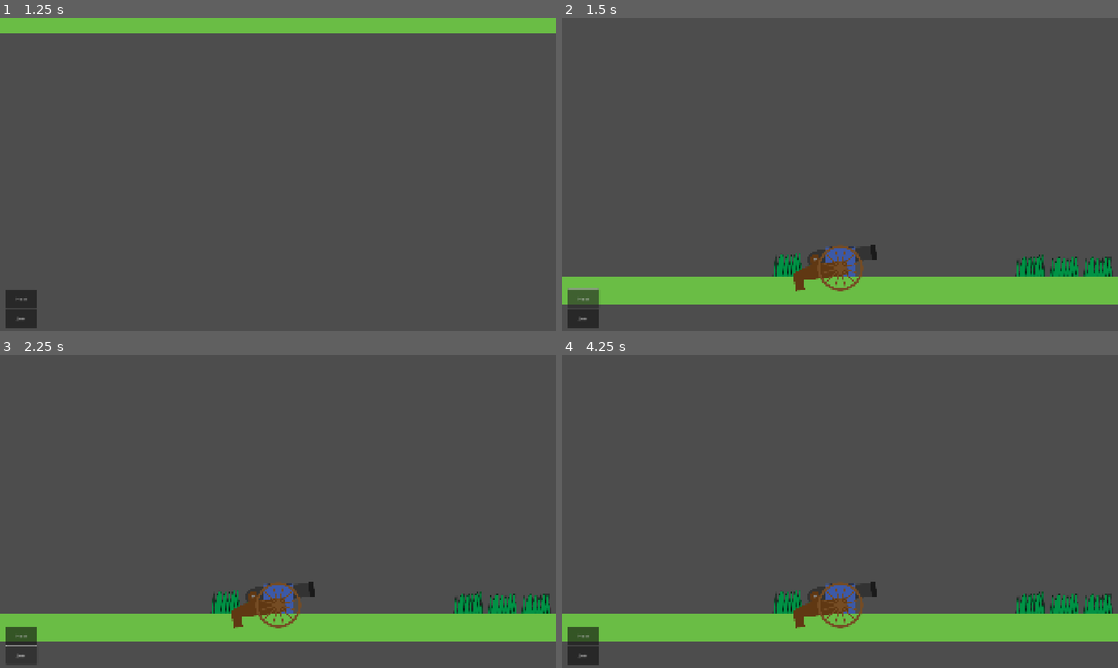
Above: before the commit, frames 1-4 (two rows, left to right).
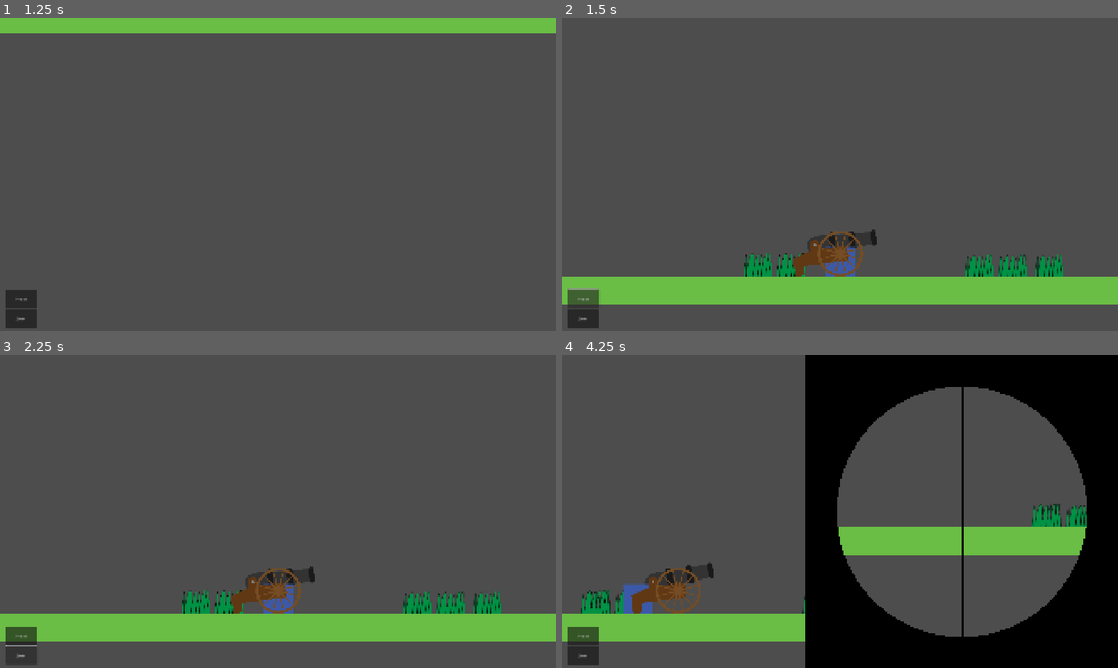
Above: after the commit, the same moments.

Repository: JasontreksC/CannonBall
Game: Godot game, scene res://Scene/Core/root.tscn
Same seed, same stepped clock (60 frames per second), same inputs: the game is played once before the commit and once after it.
Inputs (mouse positions are in pixels of both pictures, inside the frame that each line leads up to):
- Up to frame 1 (1.25 s): tap Enter at 0.5 s; move the mouse to (400, 158) at 0.52 s; hold D (right) from 0.53 s (still down); tap F (aim) at 0.6 s
- Up to frame 2 (1.5 s): release D (right) at 1.25 s; click "Host" at 1.25 s
- Up to frame 3 (2.25 s): click "Join" at 2 s
- Up to frame 4 (4.25 s): tap Space at 2.75 s; move the mouse to (728, 527) at 2.77 s; hold A (left) 2.78-3.53 s; tap F (aim) at 2.85, 3.8 s; move the mouse to (895, 442) at 3.52 s; hold D (right) from 3.53 s (still down); click (895, 442) at 3.6 s

Frame 1 is identical in both runs. In frame 2, 3.3% of the frame differs, in the area x 32-100%, y 67-88%; in frame 3, 3.3%; in frame 4, 37%, in the area x 3-100%, y 0-100%.
Error before the commit: Parse Error: Could not find type "Parabola" in the current scope. (res://Script/Core/field.gd:6)

Commit message:
feat: 탄환 풀링 시스템과 탄착시 이벤트 발생

Diff:
--- a/CannonBall/Scene/Object/shell.tscn
+++ b/CannonBall/Scene/Object/shell.tscn
@@ -1,10 +1,15 @@
-[gd_scene load_steps=4 format=3 uid="uid://bp8yuq71ym25a"]
+[gd_scene load_steps=5 format=3 uid="uid://bp8yuq71ym25a"]
 
 [ext_resource type="Script" uid="uid://b7mlp15n5g8hl" path="res://Script/Object/shell.gd" id="1_1vmgh"]
 [ext_resource type="Texture2D" uid="uid://te58nea2abpa" path="res://Asset/prototype_object/black_circle.png" id="1_ft414"]
 
 [sub_resource type="CircleShape2D" id="CircleShape2D_yxusm"]
 radius = 50.04
+
+[sub_resource type="SceneReplicationConfig" id="SceneReplicationConfig_1vmgh"]
+properties/0/path = NodePath(".:position")
+properties/0/spawn = true
+properties/0/replication_mode = 1
 
 [node name="Shell" type="Node2D"]
 script = ExtResource("1_1vmgh")
@@ -13,6 +18,12 @@
 texture = ExtResource("1_ft414")
 
 [node name="Area2D" type="Area2D" parent="."]
+collision_layer = 2
 
 [node name="CollisionShape2D" type="CollisionShape2D" parent="Area2D"]
 shape = SubResource("CircleShape2D_yxusm")
+
+[node name="MultiplayerSynchronizer" type="MultiplayerSynchronizer" parent="."]
+replication_config = SubResource("SceneReplicationConfig_1vmgh")
+
+[connection signal="body_entered" from="Area2D" to="." method="_on_area_2d_body_entered"]
--- a/CannonBall/Script/Core/field.gd
+++ b/CannonBall/Script/Core/field.gd
@@ -1,14 +1,14 @@
 extends Node2D
 class_name Field
+
 # 격발 이벤트 - 탄환을 생성 및 운동함
 # 탄착 이벤트 - 피격 범위를 생성 및 유지함. 이펙트를 발생시킴
 
-@onready var parabola: Parabola = $Parabola
 @onready var nP1SpawnSpot: Node2D = $P1SpawnSpot
 @onready var nP2SpawnSpot: Node2D = $P2SpawnSpot
 
-var shell_scene = preload("res://Scene/Object/shell.tscn")
-var shell_instance: Shell = null
+var shellPool: Array[Shell]
+var shellNum: int = 0
 
 func get_spawn_spot(tag: String) -> Vector2:
 	match tag:
@@ -19,25 +19,35 @@
 		_:
 			return Vector2.ZERO
 
+@rpc("any_peer", "call_local")
 func start_shelling(start_pos: Vector2, theta0: float, v0: float) -> void:
-	if shell_instance:
-		print("Still Shelling!")
+	if not multiplayer.is_server():
 		return
 
-	shell_instance = shell_scene.instantiate()
-	add_child(shell_instance)
-	shell_instance.global_position = start_pos
-	parabola.start_parabola("shelling", shell_instance, start_pos, v0, theta0)
-	parabola.result_parabola("shelling", -50, on_shelling_landed)
+	SceneManager.spawn_scene("res://Scene/Object/shell.tscn", self.name, "shell" + str(shellNum))
+	var newShell = SceneManager.get_pool(self.name + "_shell" + str(shellNum))
+	shellNum += 1
 
+	newShell.global_position = start_pos
+
+	newShell.p0 = start_pos
+	newShell.v0 = v0
+	newShell.theta0 = theta0
+	shellPool.append(newShell)
+	newShell.connect("land_event", on_shelling_landed)
 
 func on_shelling_landed():
-	print("landed!")
-	shell_instance.free()
-	parabola.pool.erase("shelling")
+	print("land!")
 
 func _ready() -> void:
 	pass # Replace with function body.
 
-func _physics_process(delta: float) -> void:
-	pass
+func _process(delta: float) -> void:
+	if not multiplayer.is_server():
+		return
+
+	shellPool = shellPool.filter(func(s): return s != null)
+
+	for shell: Shell in shellPool:
+		if shell.alive == false:
+			SceneManager.rpc("delete_scene", shell.name)
--- a/CannonBall/Script/Object/cannon.gd
+++ b/CannonBall/Script/Object/cannon.gd
@@ -158,4 +158,4 @@
 func on_exit_Fire():
 	pass
 func on_entry_Fire():
-	field.start_shelling(ac.get_breech_pos(), ac.get_aimed_theta(), ac.V0)
+	field.rpc("start_shelling", ac.get_breech_pos(), ac.get_aimed_theta(), ac.V0)
--- a/CannonBall/Script/Object/shell.gd
+++ b/CannonBall/Script/Object/shell.gd
@@ -1,5 +1,15 @@
 extends Node2D
 class_name Shell
+
+var p0: Vector2 = Vector2.ZERO
+var v0: float = 0
+var theta0: float = 0
+var t: float = 0
+
+var isFalling: bool = false
+var alive = true
+
+signal land_event
 
 # Called when the node enters the scene tree for the first time.
 func _ready() -> void:
@@ -8,3 +18,24 @@
 # Called every frame. 'delta' is the elapsed time since the previous frame.
 func _process(delta: float) -> void:
 	pass
+
+func _physics_process(delta: float) -> void:
+	if not multiplayer.is_server():
+		return
+
+	t += delta
+	var x = v0 * cos(theta0) * t
+	var y = v0 * sin(theta0) * t - 0.5 * SceneManager.G * pow(t, 2)
+	y *= -1
+
+	if ((p0.y + y) - global_position.y) < 0:
+		isFalling = false
+	else:
+		isFalling = true
+
+	global_position = p0 + Vector2(x, y)
+
+func _on_area_2d_body_entered(body: Node2D) -> void:
+	if body.get_meta("tag") == "field" and isFalling:
+		alive = false
+		emit_signal("land_event")
